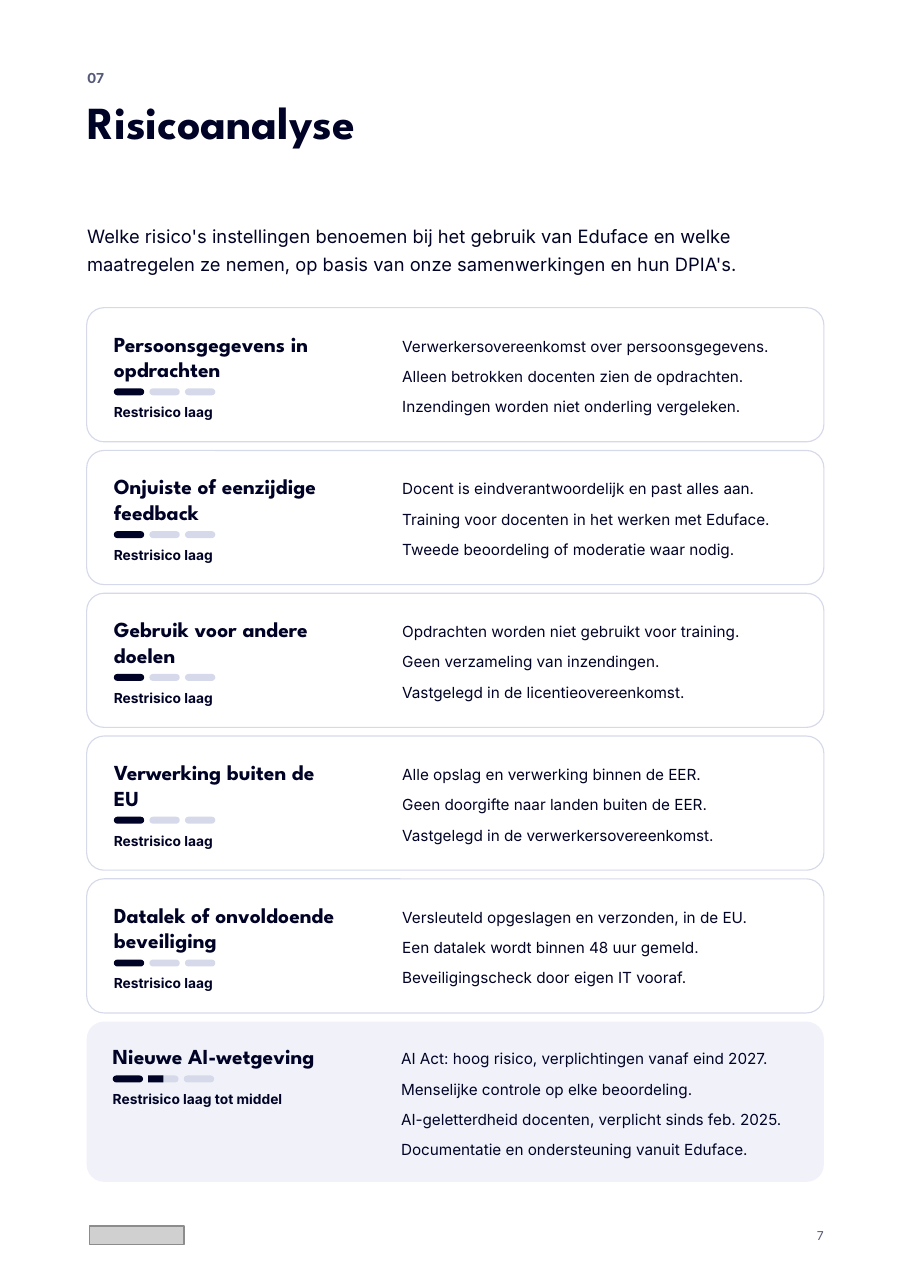
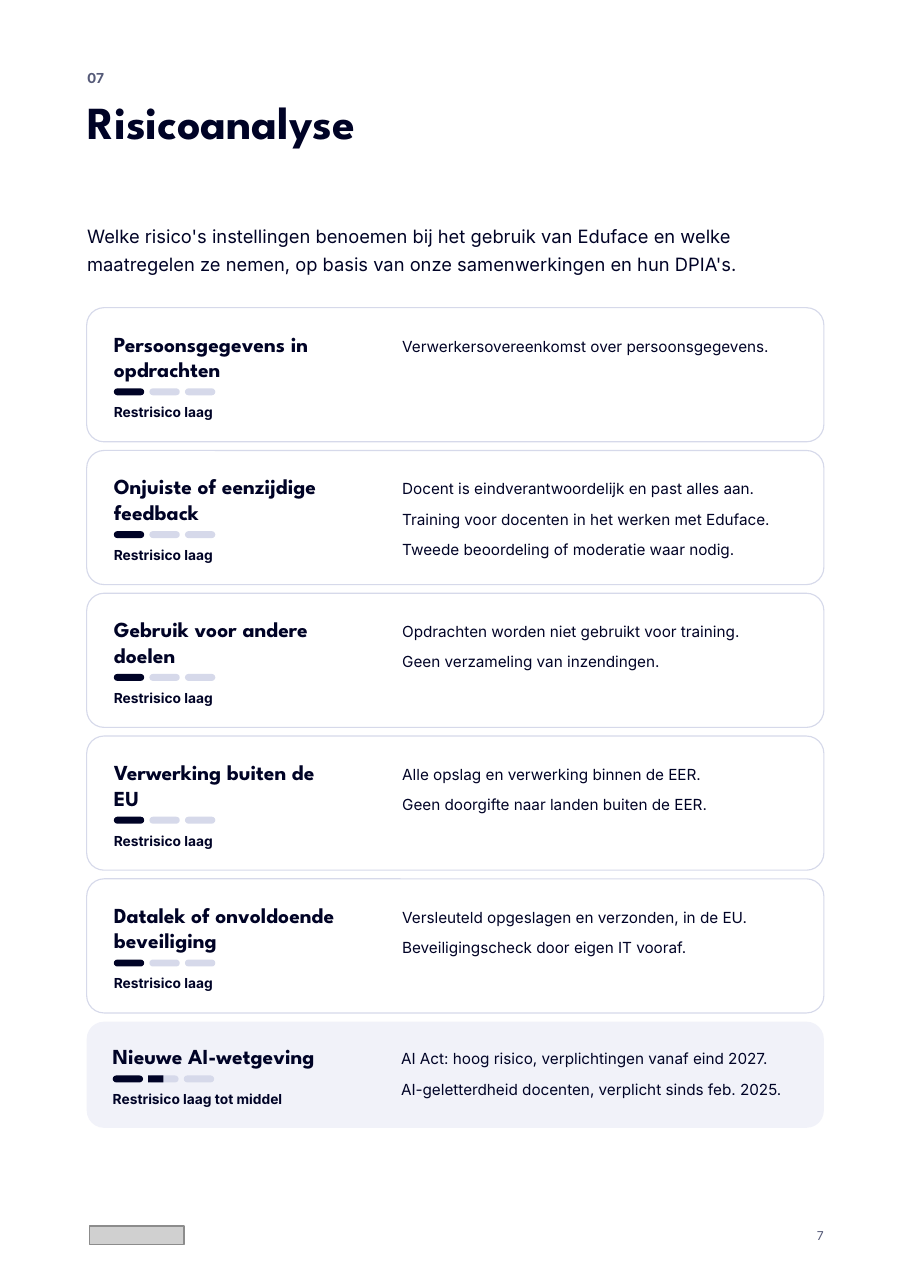
Before and after one commit to Dante-Eduface/Claude, a slide deck: slide 1 of Design/Concepts/risicoanalyse/academica-risicoanalyse-bewerkbaar.pptx. Drawn at 911x1288 pixels with LibreOffice and Linux fonts; fonts in the diff are those of the drawing; grey boxes stand for pictures; background and template pictures are left out. Boxes give left, top, right and bottom in pixels: in the first picture for what was removed or moved away, otherwise in the second. Text is boxed around its words. In the diff, an @@ line names an element or a change of style, - is before the commit and + after.

```diff
--- a/Design/Concepts/risicoanalyse/academica-risicoanalyse-bewerkbaar.pptx
+++ b/Design/Concepts/risicoanalyse/academica-risicoanalyse-bewerkbaar.pptx
@@ text removed at [402, 370, 743, 385] @@
-Alleen betrokken docenten zien de opdrachten.
@@ text removed at [402, 400, 741, 416] @@
-Inzendingen worden niet onderling vergeleken.
@@ text removed at [402, 686, 685, 701] @@
-Vastgelegd in de licentieovereenkomst.
@@ text removed at [402, 829, 714, 844] @@
-Vastgelegd in de verwerkersovereenkomst.
@@ text "Beveiligingscheck door eigen IT vooraf.": place and size @@
-text "Beveiligingscheck door eigen IT vooraf." at [402, 971, 686, 987]
+text "Beveiligingscheck door eigen IT vooraf." at [402, 941, 686, 957]
@@ text removed at [402, 941, 699, 957] @@
-Een datalek wordt binnen 48 uur gemeld.
@@ rounded rectangle: place and size @@
-rounded rectangle at [87, 1022, 824, 1183]
+rounded rectangle at [87, 1022, 824, 1128]
@@ rounded rectangle at [87, 1022, 824, 1128]: proportions changed @@
@@ text "AI-geletterdheid docenten, verplicht sinds feb. ...": place and size @@
-text "AI-geletterdheid docenten, verplicht sinds feb. ..." at [401, 1113, 781, 1129]
+text "AI-geletterdheid docenten, verplicht sinds feb. ..." at [401, 1083, 781, 1098]
@@ text removed at [401, 1083, 692, 1098] @@
-Menselijke controle op elke beoordeling.
@@ text removed at [401, 1143, 747, 1159] @@
-Documentatie en ondersteuning vanuit Eduface.
```
Also in this commit, not shown: 21 other files.
